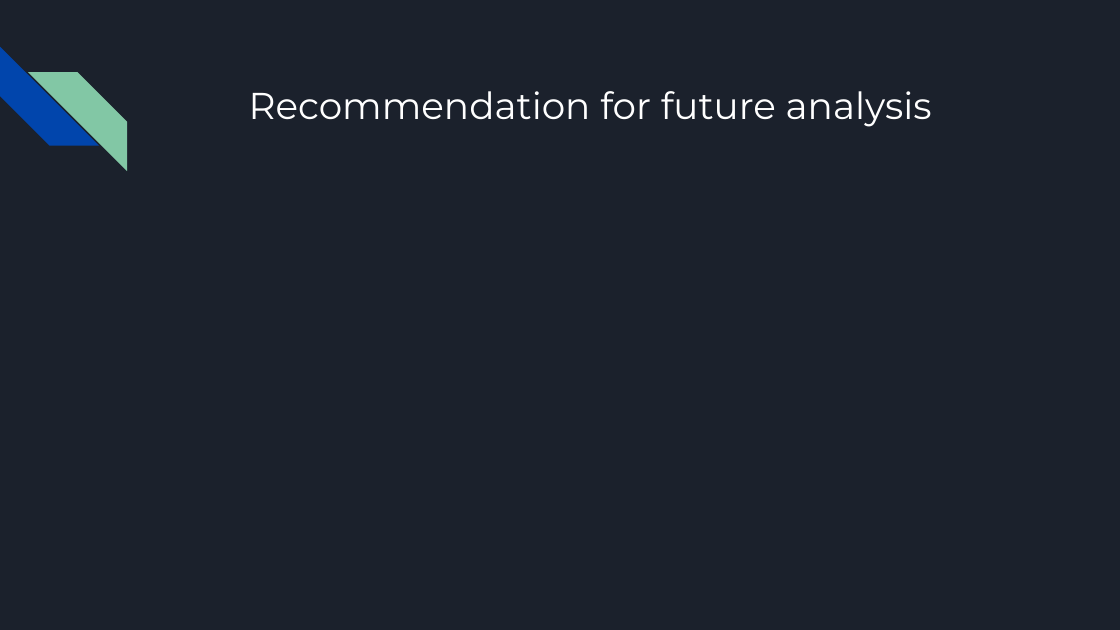
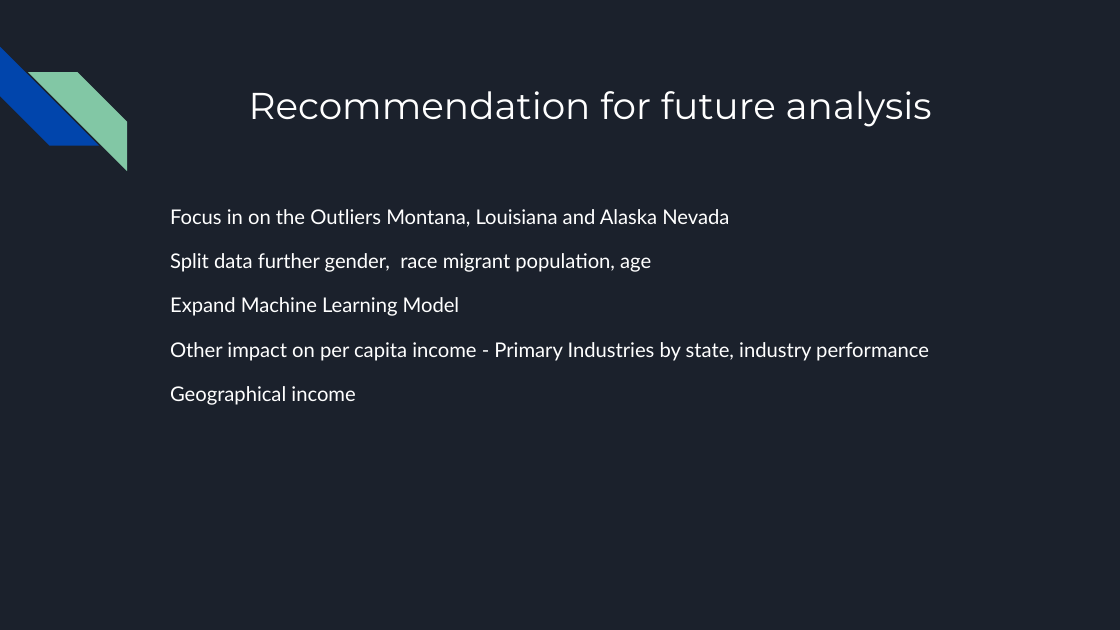
Before and after one commit to VickyCarlson/PCI_Growth, a slide deck: slide 14 of Effect of Educational Attainment on per Capita Growth by State.pptx. Drawn at 1120x630 pixels with LibreOffice and Linux fonts; fonts in the diff are those of the drawing. Boxes give left, top, right and bottom in pixels: in the first picture for what was removed or moved away, otherwise in the second. Text is boxed around its words. In the diff, an @@ line names an element or a change of style, - is before the commit and + after.

```diff
--- a/Effect of Educational Attainment on per Capita Growth by State.pptx
+++ b/Effect of Educational Attainment on per Capita Growth by State.pptx
@@ text added at [170,209,929,405], 13 pt, text #FFFFFF @@
+Focus in on the Outliers Montana, Louisiana and Alaska Nevada
+Split data further gender, race migrant population, age
+Expand Machine Learning Model
+Other impact on per capita income - Primary Industries by state, industry performance
+Geographical income
```
Also in this commit, not shown: 4 other slides changed, 3 slides added, 3 slides removed.
